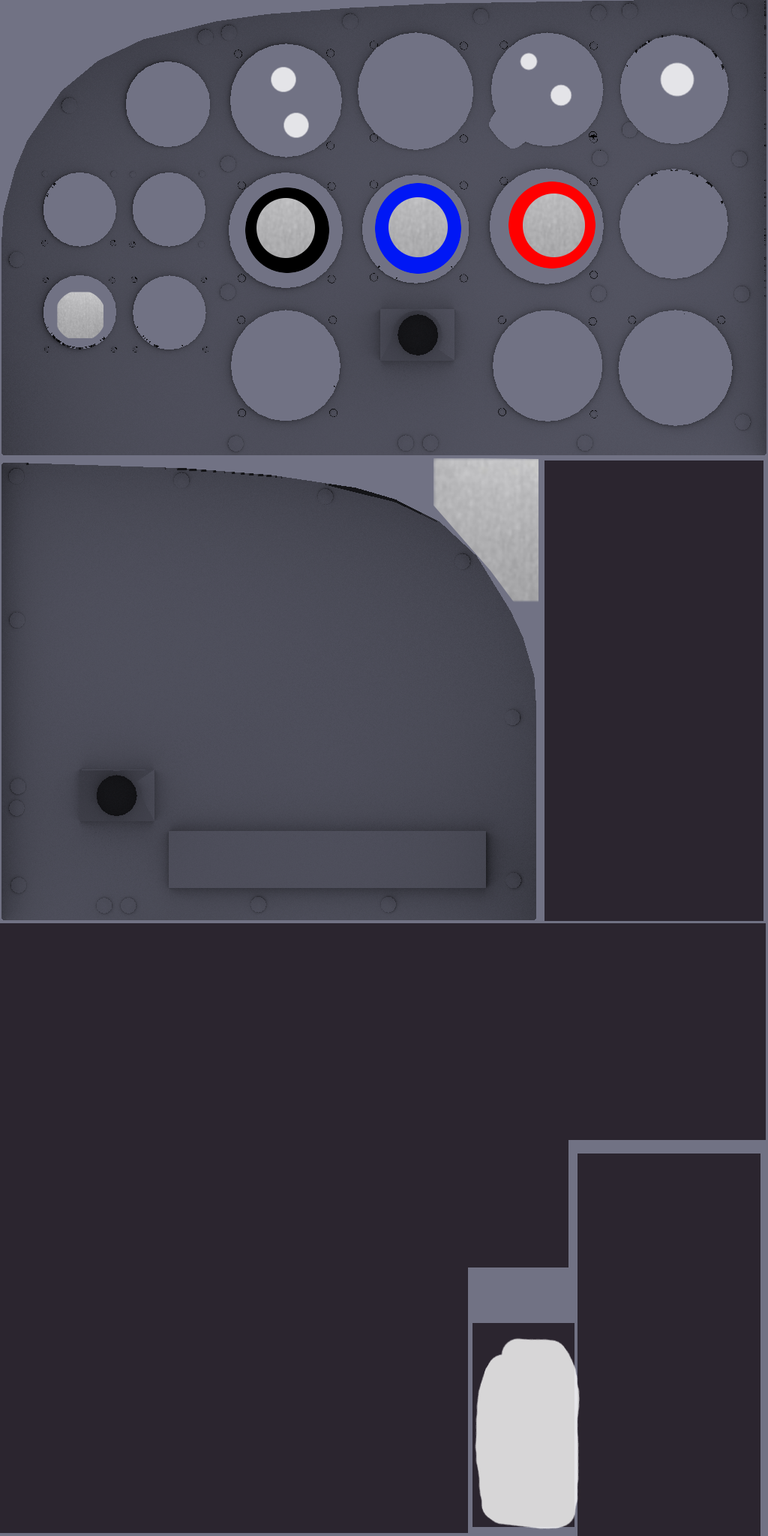
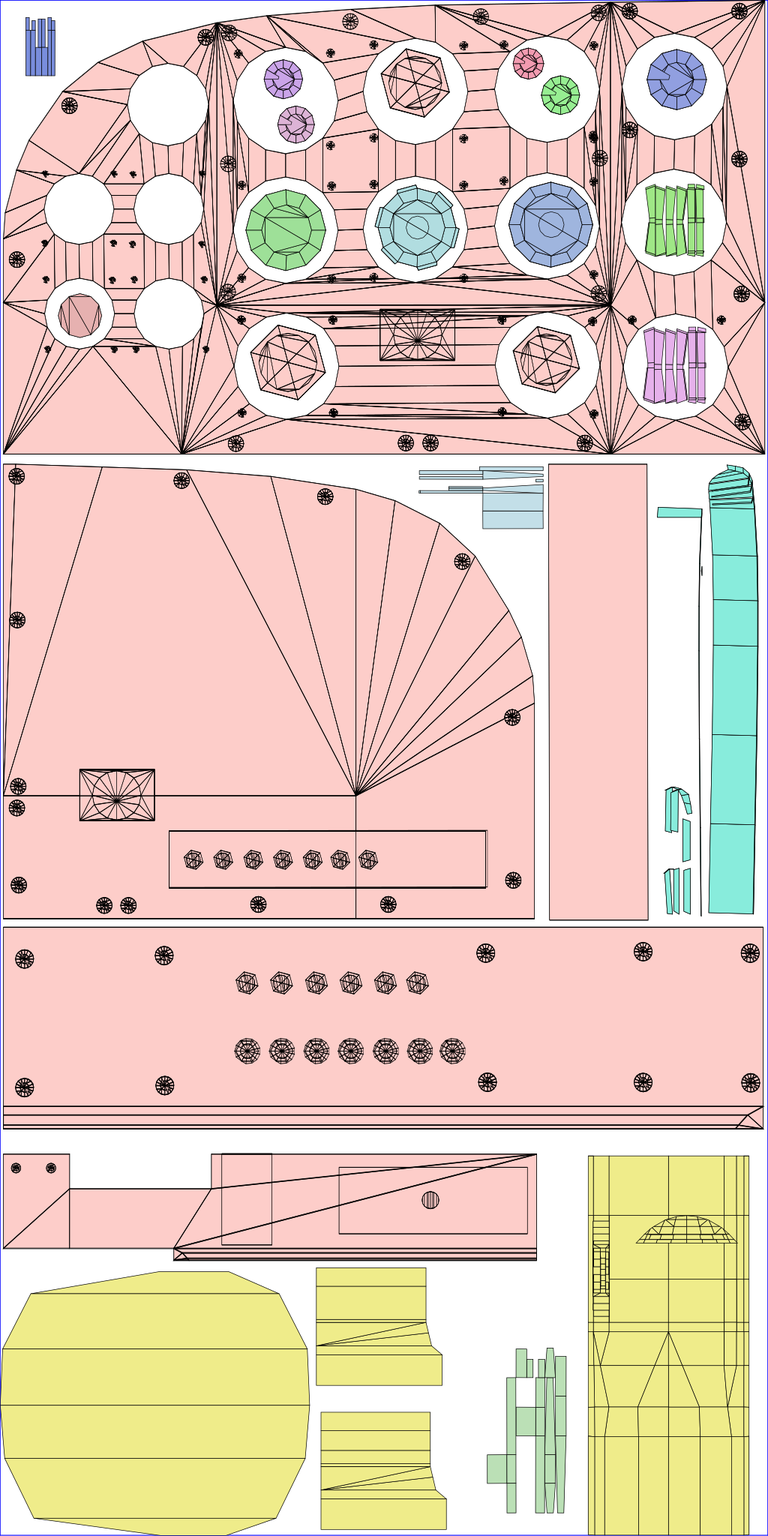
Layer changes from the first 768x1536 image to the second:
hid "AO" over [1, 0, 767, 921]
hid "ControlsWhite" over [270, 52, 695, 1530]
hid "ControlsMetal" over [56, 193, 585, 603]
hid "ControlsColor" over [245, 181, 596, 274]
hid "LowerPanelColor" over [0, 460, 766, 1536]
hid "PanelColor" over [0, 0, 768, 1536]
removed layer "InteriorRenderingAO3.png#1" over [0, 0, 768, 1536]
added layer "PanelTexturing-MainPanel.png" over [0, 0, 768, 1536]
